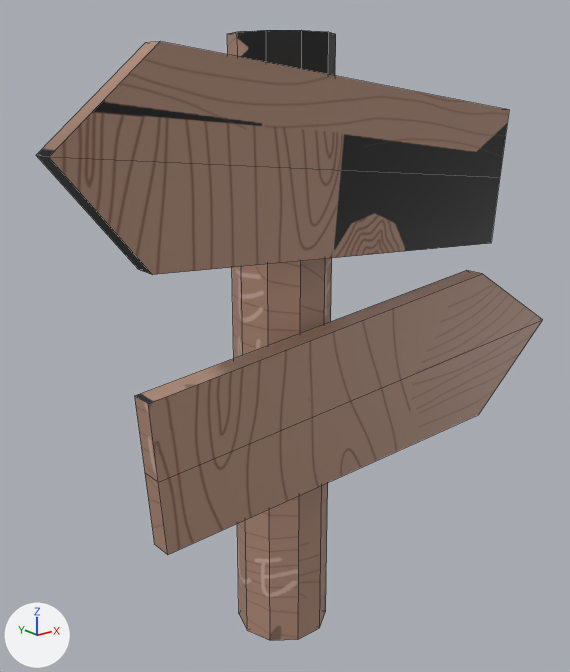
Two versions of the FBX model Stays/Assets/Models/S2_Models/村子木牌.fbx, one commit apart.
Both versions are drawn from a 50 mm lens placed at (-0.0773, -0.0974, 0.0914), pointed at (0.0012, 0.0008, 0.0522). Arrows for +X, +Y and +Z are at lower left; the lights stay in place. Mesh edges are drawn as thin lines. Where no turn or scale is listed for an object, it has been applied to the vertices.
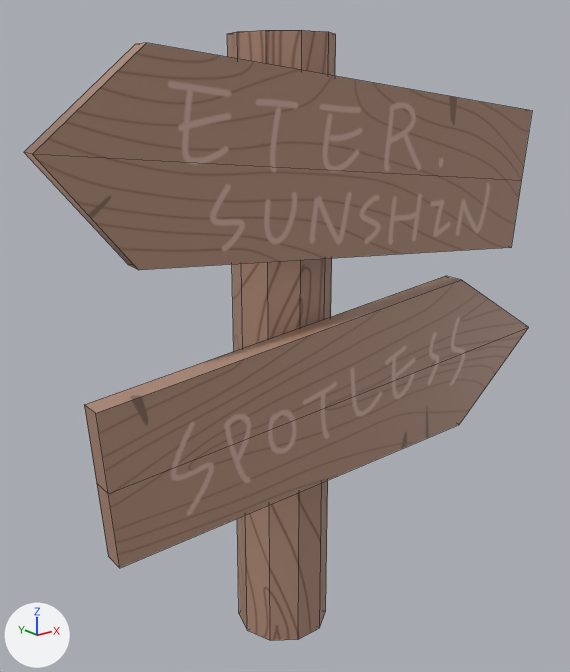
Edits to the bpy script that builds the scene:
```text
Change me_mesh:
    used by ob_pcube3; location = (0.0066, -0.003, 0.0491)
    remove me_mesh.from_pydata(...)  # 46 vertices, 50 faces; spans x -0.0487..0.0487, y -0.0106..0.0106, z -0.05..0.05
    add me_mesh.from_pydata(...)  # 46 vertices, 50 faces; spans x -0.0487..0.0423, y -0.014..0.0106, z -0.05..0.05
    me_mesh part 1: the loose piece of 12 vertices spanning x -0.0487..0.033, y -0.0091..-0.0056, z 0.0163..0.0475 is turned -6.8 degrees about the z axis through its middle
    me_mesh part 2: the loose piece of 12 vertices spanning x -0.039..0.0487, y -0.0106..-0.006, z -0.0186..0.0113 is turned -1.7 degrees about the z axis through its middle, then moved by (-0.0065, 0.0, 0.0)
    me_mesh part 3: texture (UV) coordinates of 50 of 50 faces, centred in x -0.0427..0.0395, y -0.0101..0.0106, z -0.05..0.05, changed; they spanned u 0.0..1.0, v 0.0..0.85 and now span u 0.0..1.0, v 0.0..0.83
```

Changed parts and their boxes [x1, y1, x2, y2] in the pictures (570 x 672 px; the box of a moved part takes in the faces that stretch with it):
'pCube3', reshaped, surface changed: before [36, 30, 543, 640]; after [24, 30, 532, 640]
part 1 of me_mesh, moved or reshaped: before [36, 41, 509, 275]; after [24, 43, 532, 270]
part 2 of me_mesh, moved or reshaped: before [135, 270, 543, 555]; after [84, 276, 529, 568]
part 3 of me_mesh, surface changed (black to brown): [227, 30, 336, 640] in both
